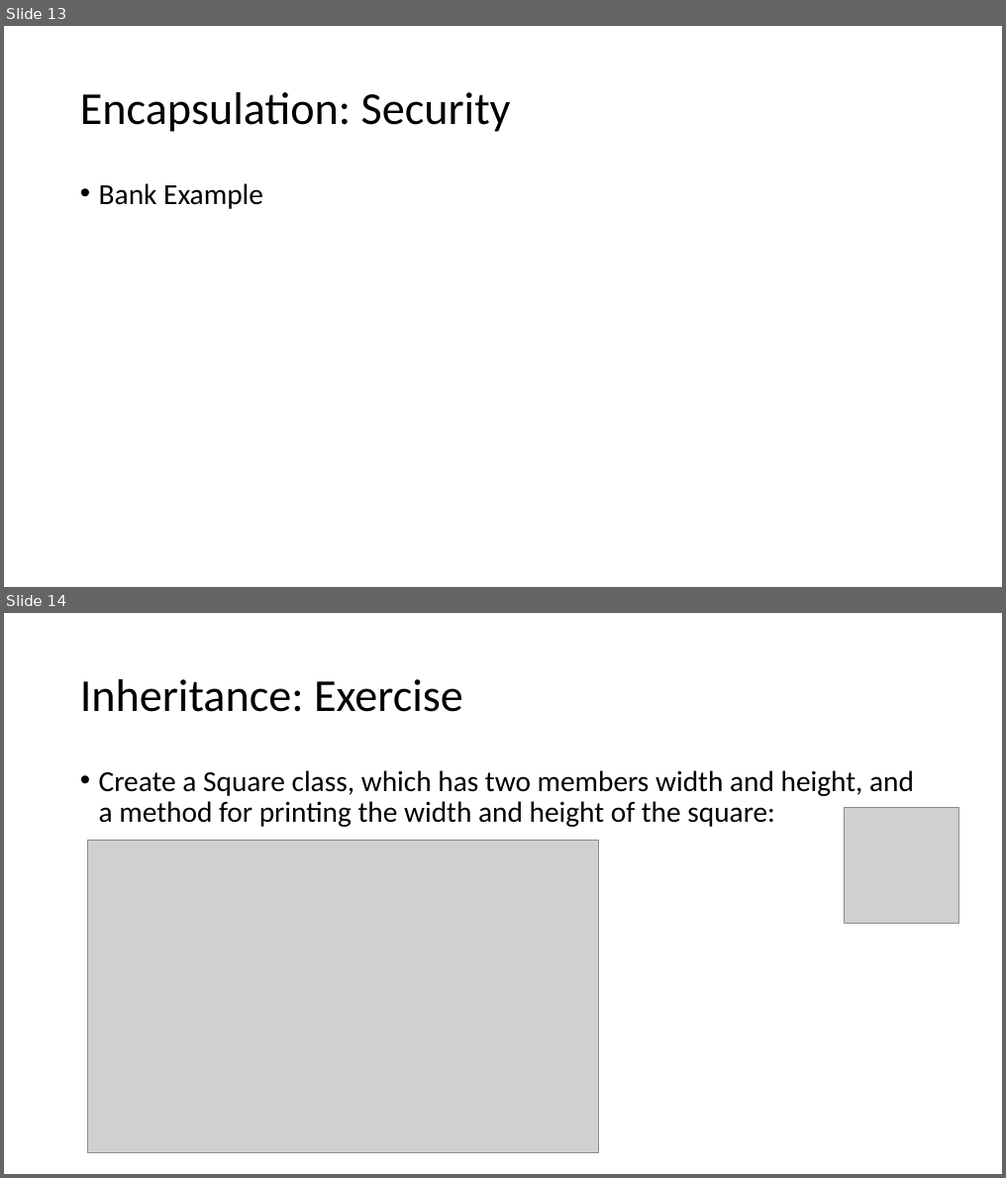
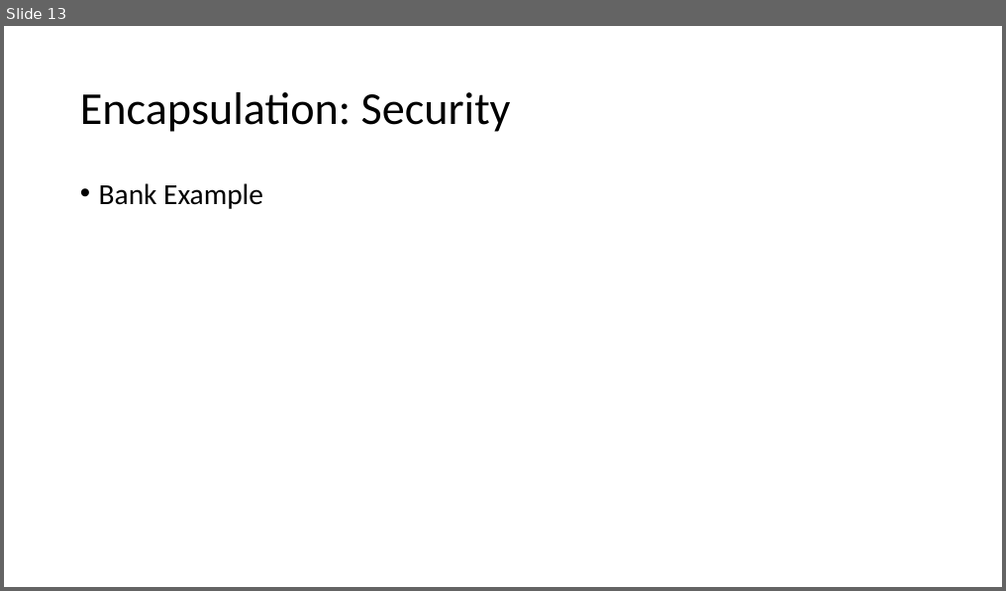
Before and after one commit to Seneca-244200/OOP244NDD, a slide deck: slides/Week1_1.pptx. Shown one above the other, each under a label of ours: slides 13 and 14 before the commit, slide 13 after it. The pictures are 1006x1178 and 1006x591 pixels, drawn with LibreOffice and Linux fonts; fonts in the diff are those of the drawing; grey boxes stand for pictures. Boxes give left, top, right and bottom in pixels: in the first picture for what was removed or moved away, otherwise in the second. Text is boxed around its words. In the diff, an @@ line names an element or a change of style, - is before the commit and + after.

```diff
--- a/slides/Week1_1.pptx
+++ b/slides/Week1_1.pptx
@@ slide 14 removed at (x1=4, y1=613, x2=1002, y2=1174), background #FFFFFF @@
@@ title removed at (x1=80, y1=679, x2=463, y2=712) @@
-Inheritance: Exercise
@@ text removed at (x1=99, y1=770, x2=914, y2=827) @@
-• Create a Square class, which has two members width and height, and a method for printing the width and height of the square:
@@ picture removed at (x1=844, y1=808, x2=959, y2=923) @@
@@ picture removed at (x1=87, y1=840, x2=598, y2=1153) @@
```
Also in this commit, not shown: 2 slides changed, 2 slides added, 2 other slides removed, 6 other files.
